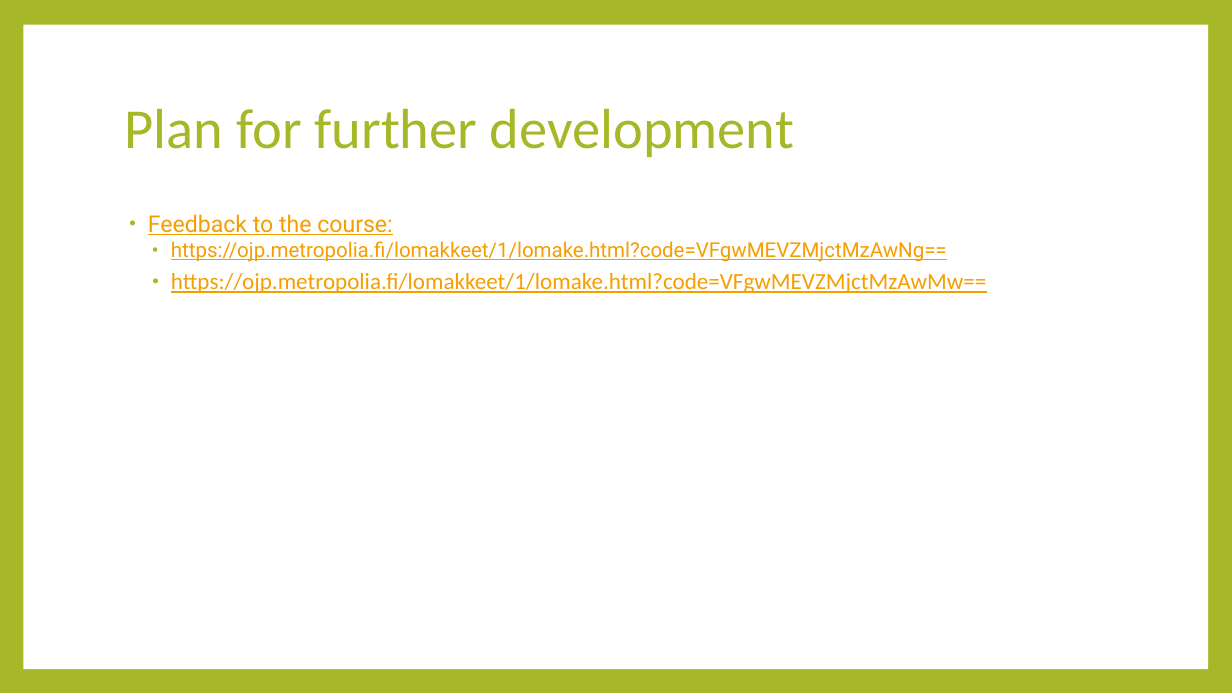
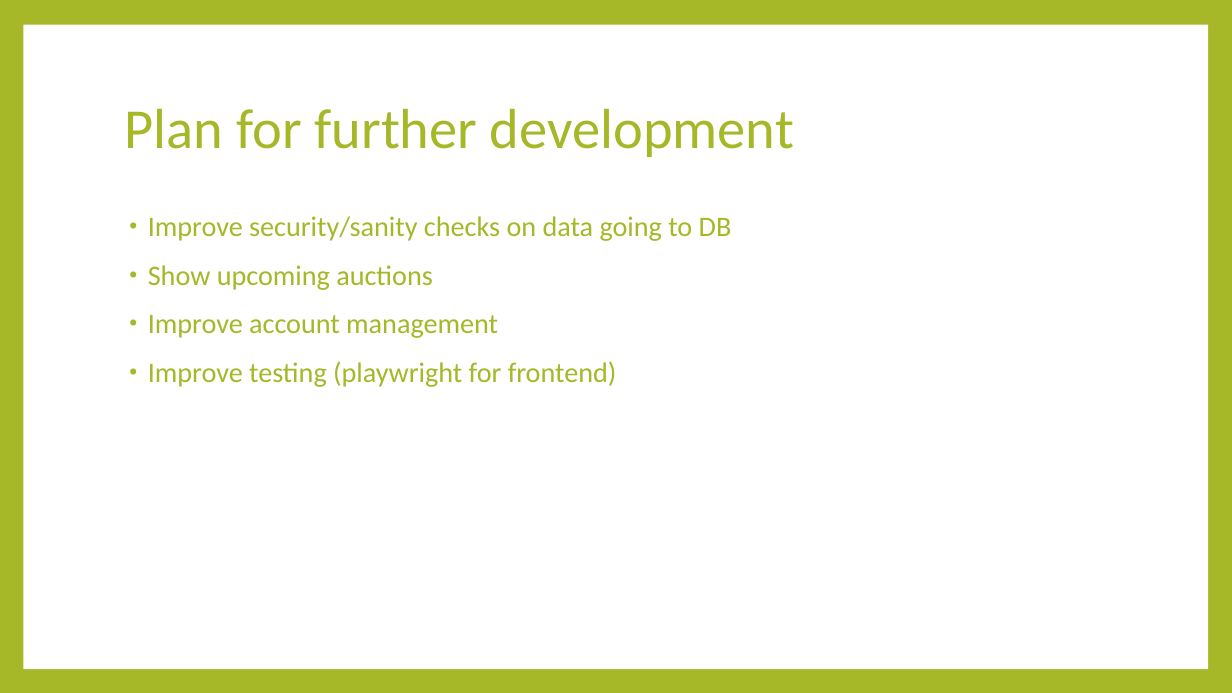
Before and after one commit to ErkkilaT/Ohjelmistotuotantoprojekti, a slide deck: slide 14 of doc/Team 10 Presentation.pptx (slide 13 before the commit). Drawn at 1232x693 pixels with LibreOffice and Linux fonts; fonts in the diff are those of the drawing. Boxes give left, top, right and bottom in pixels: in the first picture for what was removed or moved away, otherwise in the second. Text is boxed around its words. In the diff, an @@ line names an element or a change of style, - is before the commit and + after.

```diff
--- a/doc/Team 10 Presentation.pptx
+++ b/doc/Team 10 Presentation.pptx
@@ text at (x1=148, y1=216, x2=732, y2=387): text changed; size 18 to 22 pt; font Roboto to Calibri; text colour #F59E00 to #A6B727 @@
-• Feedback to the course:
-  • https://ojp.metropolia.fi/lomakkeet/1/lomake.html?code=VFgwMEVZMjctMzAwNg==
-  • https://ojp.metropolia.fi/lomakkeet/1/lomake.html?code=VFgwMEVZMjctMzAwMw==
+• Improve security/sanity checks on data going to DB
+• Show upcoming auctions
+• Improve account management
+• Improve testing (playwright for frontend)
```
Also in this commit, not shown: 6 other slides changed, 1 slide added.
